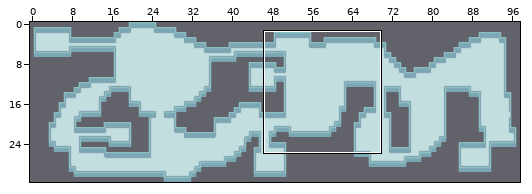
A Tiled map gets an edit: Juego/assets/map/map_2/mapa_2.tmx. The first picture is a wide view before the edit; the outline marks the close-up.
Close-up. Old version:
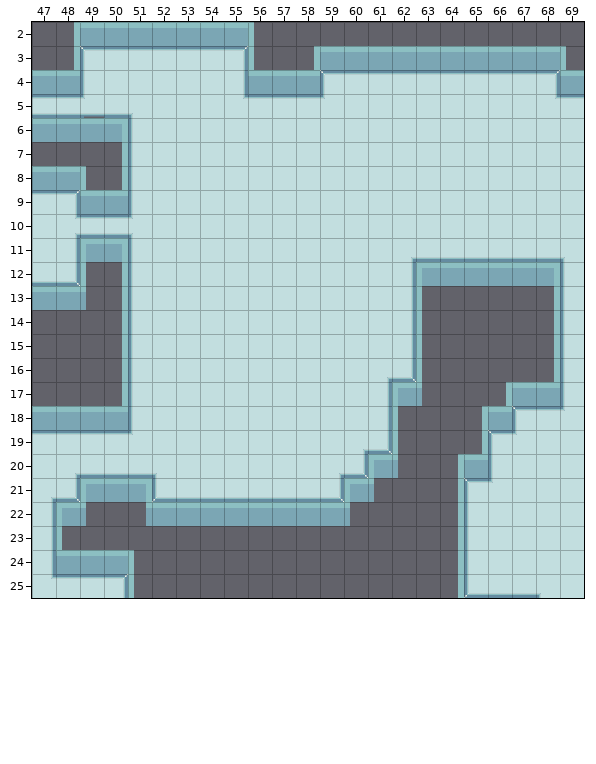
Cells are 32x32 px. Shown: x 47..69, y 2..25. The commit also changed other parts of the map, which this record leaves out.
After the commit:
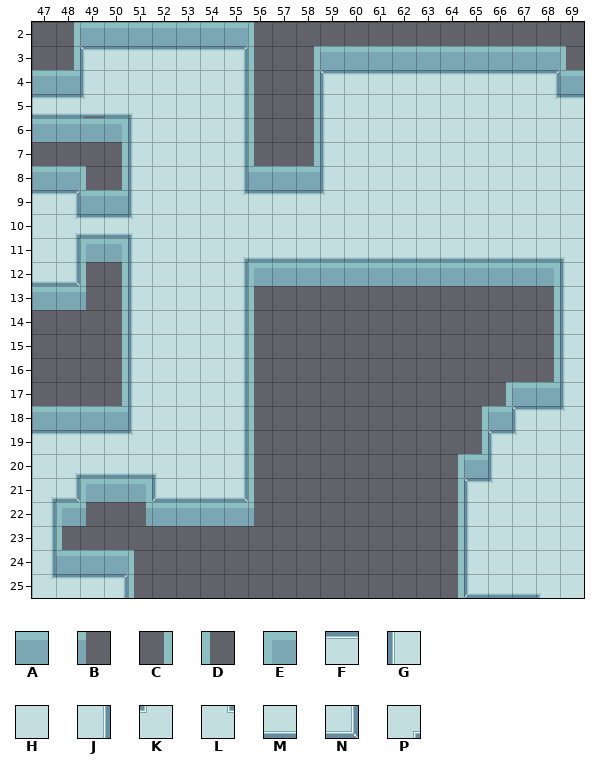
Key: from "map_tiles2": A 0, B 3, C 10, D 11, E 12, F 31, G 40, H 41, J 42, K 44, L 45, M 51, N 52, P 55.
_ is an empty cell.
What changed:
Layer "suelo":
y 5: x 55..59 LFFFK -> J___G
y 6..8: x 55..59 HHHHH -> J___G
y 9: x 55..59 HHHHH -> LFFFK
y 11: x 55..62 HHHHHHHP -> PMMMMMMM
y 12: x 55..58 HHHH -> J___
y 13..15: x 55..62 HHHHHHHJ -> J_______
y 16: x 55..62 HHHHHHPN -> J_______
y 17..18: x 55..61 HHHHHHJ -> J______
y 19: x 55..61 HHHHHPN -> J______
y 20: x 55..60 HHHHPN -> J_____
y 21: x 55..59 MMMMN -> N____
Layer "pared":
y 4: x 56..58 AAA -> D_C
y 5..7: x 56 _ -> D; x 58 _ -> C
y 8: x 56..58 ___ -> AAA
y 12: x 56..63 _______E -> EAAAAAAA
y 13..16: x 56 _ -> D; x 63 D -> _
y 17: x 56 _ -> D; x 62..63 EB -> __
y 18..19: x 56 _ -> D; x 62 D -> _
y 20: x 56 _ -> D; x 61..62 EB -> __
y 21: x 56 _ -> D; x 60..61 EB -> __
y 22: x 56..60 AAAAB -> B____
